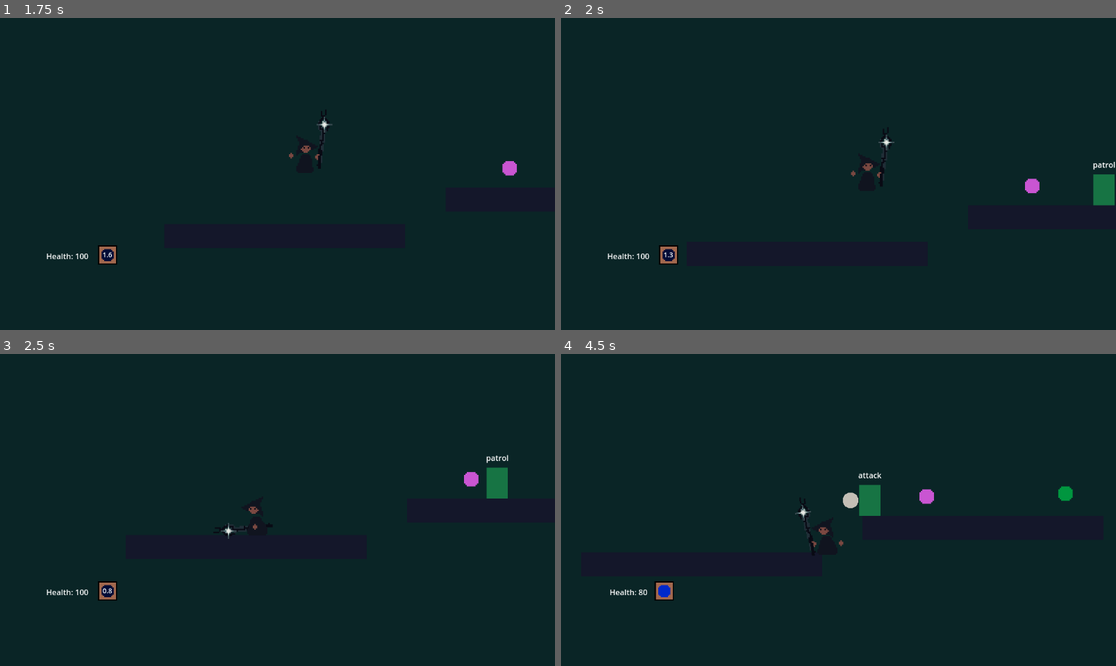
Above: before the commit, frames 1-4 (two rows, left to right).
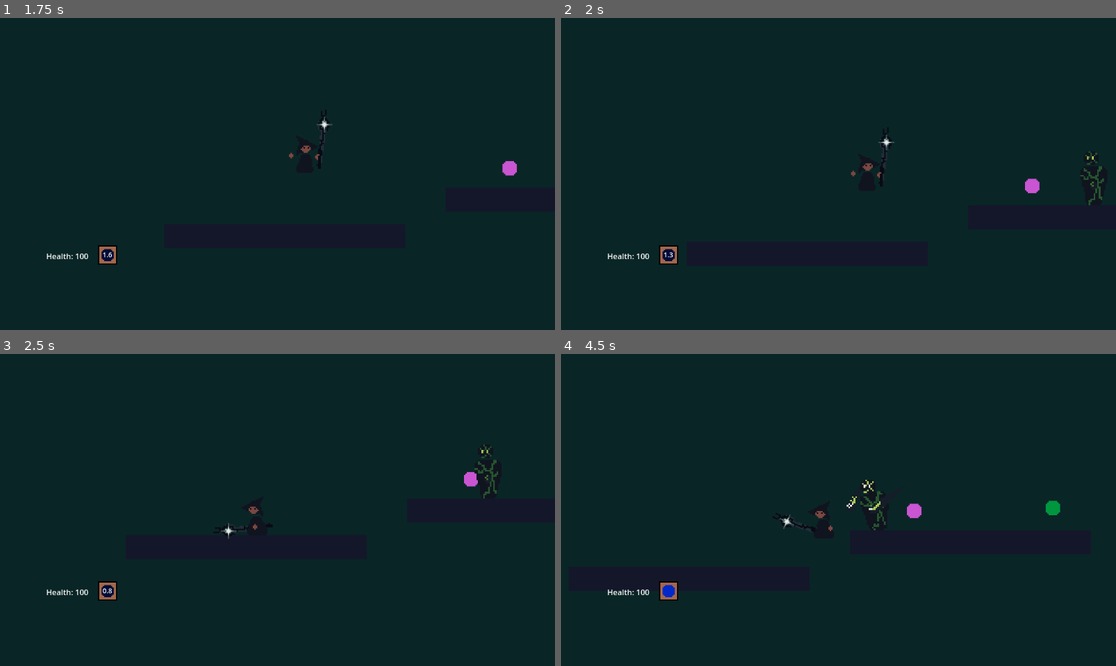
Above: after the commit, the same moments.

Repository: AthertonRoamer/Newton
Game: Godot game, scene res://test_world/test_world.tscn
The game is run twice, just before and just after one commit, with the same random seed, the same clock (stepped at 60 frames per second) and the same inputs. This scene is started directly instead of the project's main scene.
Inputs (mouse positions are in pixels of both pictures, inside the frame that each line leads up to):
- Up to frame 1 (1.75 s): move the mouse to (399, 158) at 0.52 s; press the mouse at (399, 158) at 0.53 s; hold D (player_right) from 0.53 s (still down); tap W (player_jump) at 0.77, 1.52 s; move the mouse to (166, 189) at 1.27 s; release the mouse at (166, 189) at 1.28 s; tap E (player_interact) at 1.35 s
- Up to frame 2 (2 s): keep holding D (player_right)
- Up to frame 3 (2.5 s): move the mouse to (333, 441) at 2.02 s; release D (player_right) at 2.03 s; hold A (player_left) from 2.03 s (still down); tap 4 (player_select_spell_four) at 2.1 s
- Up to frame 4 (4.5 s): move the mouse to (810, 572) at 2.77 s; release A (player_left) at 2.78 s; hold D (player_right) 2.78-4.28 s; tap 1 (player_select_spell_one) at 2.85 s; tap W (player_jump) at 3.02, 3.77 s; move the mouse to (1005, 556) at 3.52 s; tap 3 (player_select_spell_three) at 3.6 s; move the mouse to (672, 463) at 4.27 s; hold A (player_left) from 4.28 s (still down); tap 2 (player_select_spell_two) at 4.35 s

Frame 1 is identical in both runs. In frame 2, 0.5% of the frame differs, in the area x 93-100%, y 42-61%; in frame 3, 0.5%; in frame 4, 1.6%, in the area x 8-93%, y 37-80%.

Commit message:
enemy!!!!

Diff:
--- /dev/null
+++ b/Newton/entities/goblin/AnimationPlayer.gd
@@ -0,0 +1,83 @@
+extends AnimationPlayer
+
+
+@export var goblin : Entity
+
+@onready var sprite = $"../Sprite2D"
+@onready var weapon = $"../MeleeWeapon"
+@onready var health = goblin.starting_health
+
+var goblin_dir
+var moving = false
+var took_dmg = false
+var dead = false
+var still = true
+var attacking = false
+var swinging = false
+
+func _on_walking_changed(walking : bool):
+	moving = walking
+
+func _on_direction_changed(new_direction : Vector2):
+	goblin_dir = new_direction
+
+func _on_health_changed(new_health : int):
+	if health >= new_health:
+		took_dmg = true
+	health = new_health
+
+func _on_strike_began():
+	attacking = true
+	print("attack")
+
+func _on_death():
+	dead = true
+
+func _ready() -> void:
+	goblin.walking_changed.connect(_on_walking_changed)
+	goblin.direction_changed.connect(_on_direction_changed)
+	goblin.health_changed.connect(_on_health_changed)
+	goblin.dead.connect(_on_death)
+	goblin.weapon.strike_began.connect(_on_strike_began)
+
+
+
+func _process(delta: float) -> void:
+	set_visuals()
+
+
+func set_visuals():
+	if dead:
+		play("death")
+	else:
+		if took_dmg == true:
+			play("damage")
+		else:
+			if attacking:
+				if !swinging:
+					swinging = true
+					play("attack")
+			else:
+				if !moving:
+					if !still:
+						play("idle")
+				elif moving:
+					still = false
+					play("walk",-1,0.75)
+					match goblin_dir:
+						Vector2.LEFT:
+							sprite.scale.x = -3.5
+							weapon.scale.x = -3.5
+						Vector2.RIGHT:
+							sprite.scale.x = 3.5
+							weapon.scale.x = 3.5
+
+
+func _on_animation_finished(anim_name: StringName) -> void:
+	if anim_name == "damage":
+		took_dmg = false
+	if anim_name == "death":
+		goblin.queue_free()
+	if anim_name == "attack":
+		swinging = false
+		attacking = false
--- a/Newton/entities/goblin/goblin.gd
+++ b/Newton/entities/goblin/goblin.gd
@@ -1,5 +1,7 @@
 class_name Goblin
 extends HostileEntity
+
+signal dead()
 
 @export var edge_detector : EdgeDetector
 @export var obstacle_detector : ObstacleDetector
@@ -15,3 +17,6 @@
 
 func _on_state_changed() -> void:
 	$StateDisplay.text = state_machine.active_state.id
+
+func die():
+	dead.emit()
--- a/Newton/entities/goblin/goblin.tscn
+++ b/Newton/entities/goblin/goblin.tscn
@@ -1,7 +1,7 @@
-[gd_scene load_steps=14 format=3 uid="uid://crs5n2j5sil7s"]
+[gd_scene load_steps=22 format=3 uid="uid://crs5n2j5sil7s"]
 
 [ext_resource type="Script" path="res://entities/goblin/goblin.gd" id="1_glrm0"]
-[ext_resource type="Texture2D" uid="uid://bbsgvlv6kygf2" path="res://entities/goblin/art/filler_goblin_art.png" id="2_7xhft"]
+[ext_resource type="Texture2D" uid="uid://f1erxpw83siy" path="res://world/zombie.png" id="2_cio0n"]
 [ext_resource type="PackedScene" uid="uid://b25ocklxmlo8i" path="res://entities/edge_detector/edge_detector.tscn" id="3_b6hqv"]
 [ext_resource type="PackedScene" uid="uid://cuv6l4g0b6sea" path="res://entities/entity_state_machine/entity_state_machine.tscn" id="4_etnwo"]
 [ext_resource type="PackedScene" uid="uid://bk1s87ecljx8c" path="res://entities/obstacle_detector/obstacle_detector.tscn" id="4_tt073"]
@@ -10,16 +10,220 @@
 [ext_resource type="Script" path="res://entities/goblin/states/pursue.gd" id="7_4e64o"]
 [ext_resource type="Script" path="res://entities/goblin/melee_weapon/goblin_melee_weapon.gd" id="8_2lfkf"]
 [ext_resource type="Texture2D" uid="uid://c7d6kh1qxiylf" path="res://entities/goblin/art/filler_goblin_weapon.png" id="8_ddich"]
+[ext_resource type="Script" path="res://entities/goblin/AnimationPlayer.gd" id="11_qo7o1"]
 
 [sub_resource type="CapsuleShape2D" id="CapsuleShape2D_a4b8o"]
-radius = 21.0
-height = 64.0
+radius = 23.0
+height = 106.0
 
 [sub_resource type="CircleShape2D" id="CircleShape2D_1b1is"]
 radius = 16.1245
 
-[sub_resource type="OccluderPolygon2D" id="OccluderPolygon2D_huv5h"]
-polygon = PackedVector2Array(-22, -32, 21, -32, 22, 30, -23, 31)
+[sub_resource type="OccluderPolygon2D" id="OccluderPolygon2D_h2stf"]
+polygon = PackedVector2Array(-4, -36, 6, -36, 10, -32, 16, -7, 8, 27, -7, 27, -16, -6)
+
+[sub_resource type="Animation" id="Animation_cxn87"]
+length = 0.001
+tracks/0/type = "value"
+tracks/0/imported = false
+tracks/0/enabled = true
+tracks/0/path = NodePath("Sprite2D:frame")
+tracks/0/interp = 1
+tracks/0/loop_wrap = true
+tracks/0/keys = {
+"times": PackedFloat32Array(0),
+"transitions": PackedFloat32Array(1),
+"update": 1,
+"values": [0]
+}
+tracks/1/type = "value"
+tracks/1/imported = false
+tracks/1/enabled = true
+tracks/1/path = NodePath("MeleeWeapon/CollisionShape2D:position")
+tracks/1/interp = 1
+tracks/1/loop_wrap = true
+tracks/1/keys = {
+"times": PackedFloat32Array(0),
+"transitions": PackedFloat32Array(1),
+"update": 0,
+"values": [Vector2(0.931934, 3)]
+}
+tracks/2/type = "value"
+tracks/2/imported = false
+tracks/2/enabled = true
+tracks/2/path = NodePath("MeleeWeapon/CollisionShape2D:rotation")
+tracks/2/interp = 1
+tracks/2/loop_wrap = true
+tracks/2/keys = {
+"times": PackedFloat32Array(0),
+"transitions": PackedFloat32Array(1),
+"update": 0,
+"values": [0.0]
+}
+tracks/3/type = "value"
+tracks/3/imported = false
+tracks/3/enabled = true
+tracks/3/path = NodePath("MeleeWeapon:position")
+tracks/3/interp = 1
+tracks/3/loop_wrap = true
+tracks/3/keys = {
+"times": PackedFloat32Array(0),
+"transitions": PackedFloat32Array(1),
+"update": 0,
+"values": [Vector2(-2, 0)]
+}
+tracks/4/type = "value"
+tracks/4/imported = false
+tracks/4/enabled = true
+tracks/4/path = NodePath("MeleeWeapon:rotation")
+tracks/4/interp = 1
+tracks/4/loop_wrap = true
+tracks/4/keys = {
+"times": PackedFloat32Array(0),
+"transitions": PackedFloat32Array(1),
+"update": 0,
+"values": [0.0]
+}
+
+[sub_resource type="Animation" id="Animation_nypqa"]
+resource_name = "attack"
+length = 1.3
+tracks/0/type = "value"
+tracks/0/imported = false
+tracks/0/enabled = true
+tracks/0/path = NodePath("Sprite2D:frame")
+tracks/0/interp = 1
+tracks/0/loop_wrap = true
+tracks/0/keys = {
+"times": PackedFloat32Array(0, 0.1, 0.2, 0.3, 0.4, 0.5, 0.6, 0.7, 0.8, 0.9, 1, 1.1, 1.2),
+"transitions": PackedFloat32Array(1, 1, 1, 1, 1, 1, 1, 1, 1, 1, 1, 1, 1),
+"update": 1,
+"values": [16, 17, 18, 19, 20, 21, 22, 23, 24, 25, 26, 27, 28]
+}
+tracks/1/type = "value"
+tracks/1/imported = false
+tracks/1/enabled = true
+tracks/1/path = NodePath("MeleeWeapon/CollisionShape2D:position")
+tracks/1/interp = 1
+tracks/1/loop_wrap = true
+tracks/1/keys = {
+"times": PackedFloat32Array(0, 0.3, 0.4, 0.5, 0.8),
+"transitions": PackedFloat32Array(1, 1, 1, 1, 1),
+"update": 0,
+"values": [Vector2(0.931934, 3), Vector2(7, 0), Vector2(35, 5), Vector2(59, 35), Vector2(1, 1)]
+}
+tracks/2/type = "value"
+tracks/2/imported = false
+tracks/2/enabled = true
+tracks/2/path = NodePath("MeleeWeapon/CollisionShape2D:rotation")
+tracks/2/interp = 1
+tracks/2/loop_wrap = true
+tracks/2/keys = {
+"times": PackedFloat32Array(0, 0.3, 0.4, 0.5, 0.8),
+"transitions": PackedFloat32Array(1, 1, 1, 1, 1),
+"update": 0,
+"values": [0.0, 0.0, 0.0, 0.0, 0.0]
+}
+tracks/3/type = "value"
+tracks/3/imported = false
+tracks/3/enabled = true
+tracks/3/path = NodePath("MeleeWeapon:position")
+tracks/3/interp = 1
+tracks/3/loop_wrap = true
+tracks/3/keys = {
+"times": PackedFloat32Array(0),
+"transitions": PackedFloat32Array(1),
+"update": 0,
+"values": [Vector2(-2, 0)]
+}
+tracks/4/type = "value"
+tracks/4/imported = false
+tracks/4/enabled = true
+tracks/4/path = NodePath("MeleeWeapon:rotation")
+tracks/4/interp = 1
+tracks/4/loop_wrap = true
+tracks/4/keys = {
+"times": PackedFloat32Array(0),
+"transitions": PackedFloat32Array(1),
+"update": 0,
+"values": [0.0]
+}
+
+[sub_resource type="Animation" id="Animation_mkldh"]
+resource_name = "damage"
+length = 0.3
+tracks/0/type = "value"
+tracks/0/imported = false
+tracks/0/enabled = true
+tracks/0/path = NodePath("Sprite2D:frame")
+tracks/0/interp = 1
+tracks/0/loop_wrap = true
+tracks/0/keys = {
+"times": PackedFloat32Array(0, 0.1),
+"transitions": PackedFloat32Array(1, 1),
+"update": 1,
+"values": [14, 16]
+}
+
+[sub_resource type="Animation" id="Animation_w3qf8"]
+resource_name = "death"
+length = 1.8
+tracks/0/type = "value"
+tracks/0/imported = false
+tracks/0/enabled = true
+tracks/0/path = NodePath("Sprite2D:frame")
+tracks/0/interp = 1
+tracks/0/loop_wrap = true
+tracks/0/keys = {
+"times": PackedFloat32Array(0, 0.1, 0.2, 0.3, 0.4, 0.5, 0.6, 0.7, 0.8, 0.9, 1, 1.1, 1.2, 1.3, 1.4, 1.5, 1.6, 1.7, 1.8),
+"transitions": PackedFloat32Array(1, 1, 1, 1, 1, 1, 1, 1, 1, 1, 1, 1, 1, 1, 1, 1, 1, 1, 1),
+"update": 1,
+"values": [29, 30, 31, 32, 33, 34, 35, 36, 37, 38, 39, 40, 41, 42, 43, 44, 45, 46, 47]
+}
+
+[sub_resource type="Animation" id="Animation_6h2kh"]
+resource_name = "idle"
+length = 0.5
+loop_mode = 1
+tracks/0/type = "value"
+tracks/0/imported = false
+tracks/0/enabled = true
+tracks/0/path = NodePath("Sprite2D:frame")
+tracks/0/interp = 1
+tracks/0/loop_wrap = true
+tracks/0/keys = {
+"times": PackedFloat32Array(0, 0.1, 0.2, 0.3, 0.4),
+"transitions": PackedFloat32Array(1, 1, 1, 1, 1),
+"update": 1,
+"values": [0, 0, 1, 2, 3]
+}
+
+[sub_resource type="Animation" id="Animation_bi8fw"]
+resource_name = "walk"
+length = 0.8
+loop_mode = 1
+tracks/0/type = "value"
+tracks/0/imported = false
+tracks/0/enabled = true
+tracks/0/path = NodePath("Sprite2D:frame")
+tracks/0/interp = 1
+tracks/0/loop_wrap = true
+tracks/0/keys = {
+"times": PackedFloat32Array(0, 0.1, 0.2, 0.3, 0.4, 0.5, 0.6, 0.7),
+"transitions": PackedFloat32Array(1, 1, 1, 1, 1, 1, 1, 1),
+"update": 1,
+"values": [5, 6, 7, 8, 9, 10, 11, 12]
+}
+
+[sub_resource type="AnimationLibrary" id="AnimationLibrary_1wajn"]
+_data = {
+"RESET": SubResource("Animation_cxn87"),
+"attack": SubResource("Animation_nypqa"),
+"damage": SubResource("Animation_mkldh"),
+"death": SubResource("Animation_w3qf8"),
+"idle": SubResource("Animation_6h2kh"),
+"walk": SubResource("Animation_bi8fw")
+}
 
 [node name="Goblin" type="CharacterBody2D" node_paths=PackedStringArray("edge_detector", "obstacle_detector", "state_machine", "weapon", "can_attack_timer")]
 script = ExtResource("1_glrm0")
@@ -31,10 +235,13 @@
 can_attack_timer = NodePath("CanAtttackTimer")
 
 [node name="Sprite2D" type="Sprite2D" parent="."]
-scale = Vector2(2, 2)
-texture = ExtResource("2_7xhft")
+scale = Vector2(3.5, 3.5)
+texture = ExtResource("2_cio0n")
+hframes = 8
+vframes = 6
 
 [node name="CollisionShape2D" type="CollisionShape2D" parent="."]
+position = Vector2(0, -4)
 shape = SubResource("CapsuleShape2D_a4b8o")
 
 [node name="CanAtttackTimer" type="Timer" parent="."]
@@ -56,6 +263,7 @@
 id = "attack"
 
 [node name="StateDisplay" type="Label" parent="."]
+visible = false
 offset_left = -39.0
 offset_top = -86.0
 offset_right = 40.0
@@ -64,26 +272,45 @@
 vertical_alignment = 1
 
 [node name="EdgeDetector" parent="." instance=ExtResource("3_b6hqv")]
-width = 80.0
+width = 100.0
+length = 100.0
 
 [node name="ObstacleDetector" parent="." instance=ExtResource("4_tt073")]
-length = 45.0
+length = 90.0
 
 [node name="MeleeWeapon" type="Area2D" parent="." node_paths=PackedStringArray("timer", "wielder")]
-position = Vector2(40, 0)
+position = Vector2(-2, 0)
 script = ExtResource("8_2lfkf")
 timer = NodePath("Timer")
+strike_time = 1.2
 wielder = NodePath("..")
 metadata/_edit_group_ = true
 
 [node name="Sprite2D" type="Sprite2D" parent="MeleeWeapon"]
+visible = false
 texture = ExtResource("8_ddich")
 
 [node name="CollisionShape2D" type="CollisionShape2D" parent="MeleeWeapon"]
+position = Vector2(0.931934, 3)
 shape = SubResource("CircleShape2D_1b1is")
 
 [node name="Timer" type="Timer" parent="MeleeWeapon"]
 one_shot = true
 
 [node name="LightOccluder2D" type="LightOccluder2D" parent="."]
-occluder = SubResource("OccluderPolygon2D_huv5h")
+visible = false
+occluder = SubResource("OccluderPolygon2D_h2stf")
+
+[node name="AnimationPlayer" type="AnimationPlayer" parent="." node_paths=PackedStringArray("goblin")]
+libraries = {
+"": SubResource("AnimationLibrary_1wajn")
+}
+script = ExtResource("11_qo7o1")
+goblin = NodePath("..")
+
+[node name="strike_timer" type="Timer" parent="."]
+wait_time = 0.5
+one_shot = true
+
+[connection signal="animation_finished" from="AnimationPlayer" to="AnimationPlayer" method="_on_animation_finished"]
+[connection signal="timeout" from="strike_timer" to="MeleeWeapon" method="_on_strike_timer_timeout"]
--- a/Newton/entities/goblin/melee_weapon/goblin_melee_weapon.gd
+++ b/Newton/entities/goblin/melee_weapon/goblin_melee_weapon.gd
@@ -1,14 +1,21 @@
 class_name GoblinMeleeWeapon
 extends MeleeWeapon
 
+@onready var strike_timer = $"../strike_timer"
 @export var arm_length : int = 40
 
 func strike() -> void:
-	position = get_parent().direction * arm_length
-	visible = true
-	super()
+	#striking = true
+	strike_timer.start()
+	timer.start()
+	strike_began.emit()
 
 
 func end_strike() -> void:
 	super()
-	visible = false
+
+
+func _on_strike_timer_timeout() -> void:
+	striking = true
+	for body in get_overlapping_bodies():
+		effect_body(body)
--- a/Newton/entities/goblin/melee_weapon/melee_weapon.gd
+++ b/Newton/entities/goblin/melee_weapon/melee_weapon.gd
@@ -36,7 +36,8 @@
 
 
 func _on_body_entered(body : Node2D) -> void:
-	effect_body(body)
+	if striking:
+		effect_body(body)
 
 
 func effect_body(body : Node2D) -> void:
--- a/Newton/entities/goblin/states/pursue.gd
+++ b/Newton/entities/goblin/states/pursue.gd
@@ -4,7 +4,7 @@
 func process_state() -> void:
 	get_entity().direction = get_entity().get_simple_direction_to_player()
 	var blocked : bool = get_entity().edge_detector.is_edge_in_direction(get_entity().direction)
-	blocked = blocked or get_entity().obstacle_detector.is_obstacle_in_direction(get_entity().direction)
+	blocked = blocked or (get_entity().obstacle_detector.is_obstacle_in_direction(get_entity().direction) and get_entity().obstacle_detector.get_obstacle_type_in_direction(get_entity().direction) != "player")
 	if not blocked:
 		get_entity().walk()
 	if not get_entity().is_player_nearby():
--- a/Newton/test_world/test_world.tscn
+++ b/Newton/test_world/test_world.tscn
@@ -2,22 +2,13 @@
 
 [ext_resource type="PackedScene" uid="uid://vo4tbm4u65yf" path="res://test_world/test_map/test_map.tscn" id="1_tw7wp"]
 [ext_resource type="Script" path="res://test_world/test_world.gd" id="1_yrsjs"]
-
-[ext_resource type="PackedScene" uid="uid://city0pwx48l16" path="res://player/player.tscn" id="2_3631f"]
-[ext_resource type="PackedScene" uid="uid://gnat8j78a4g7" path="res://wind.tscn" id="3_jv0u6"]
-[ext_resource type="PackedScene" uid="uid://crs5n2j5sil7s" path="res://entities/goblin/goblin.tscn" id="5_2mg2v"]
-
-
 [ext_resource type="Script" path="res://world/level_segment_system/level_segment_manager/level_segment_manager.gd" id="5_bvliq"]
-
 
 [node name="TestWorld" type="Node2D" node_paths=PackedStringArray("object_holder", "level_segment_manager")]
 script = ExtResource("1_yrsjs")
 object_holder = NodePath(".")
 level_segment_manager = NodePath("LevelSegmentManager")
 
-
-
 [node name="LevelSegmentManager" type="Node2D" parent="."]
 script = ExtResource("5_bvliq")
 level_segment_list = Array[PackedScene]([ExtResource("1_tw7wp")])
Not shown, added: Newton/test_world/Farm.png.import
Not shown: 1 places in Newton/test_world/test_map/test_map.tscn that only renumber resources
Not shown, added: Newton/world/zombie.png.import
